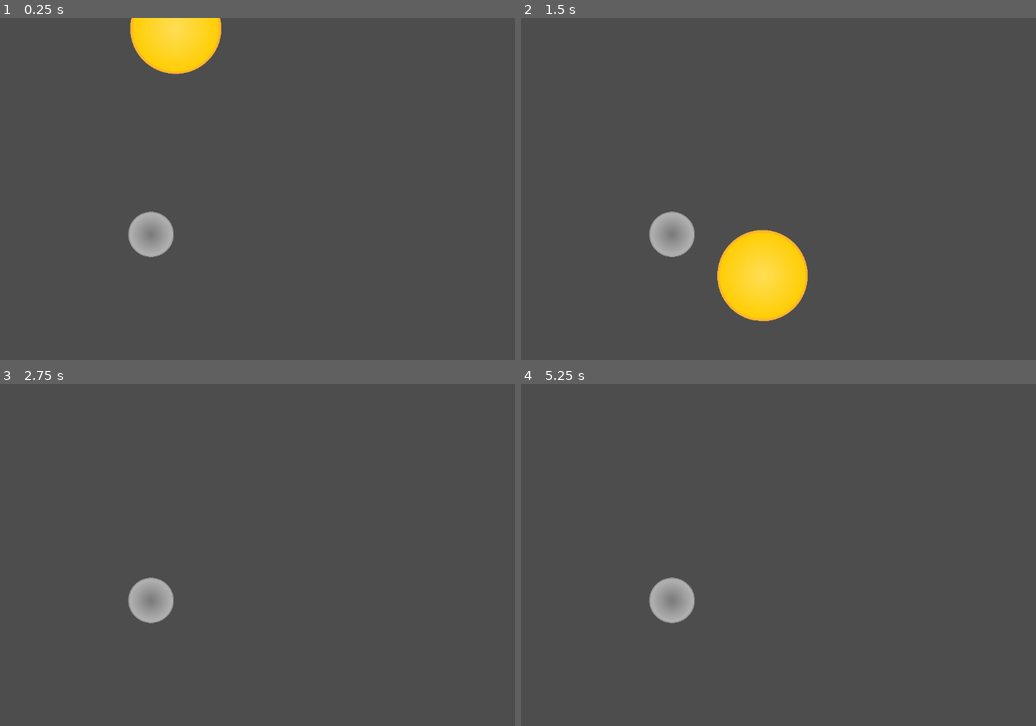
Above: before the commit, frames 1-4 (two rows, left to right).
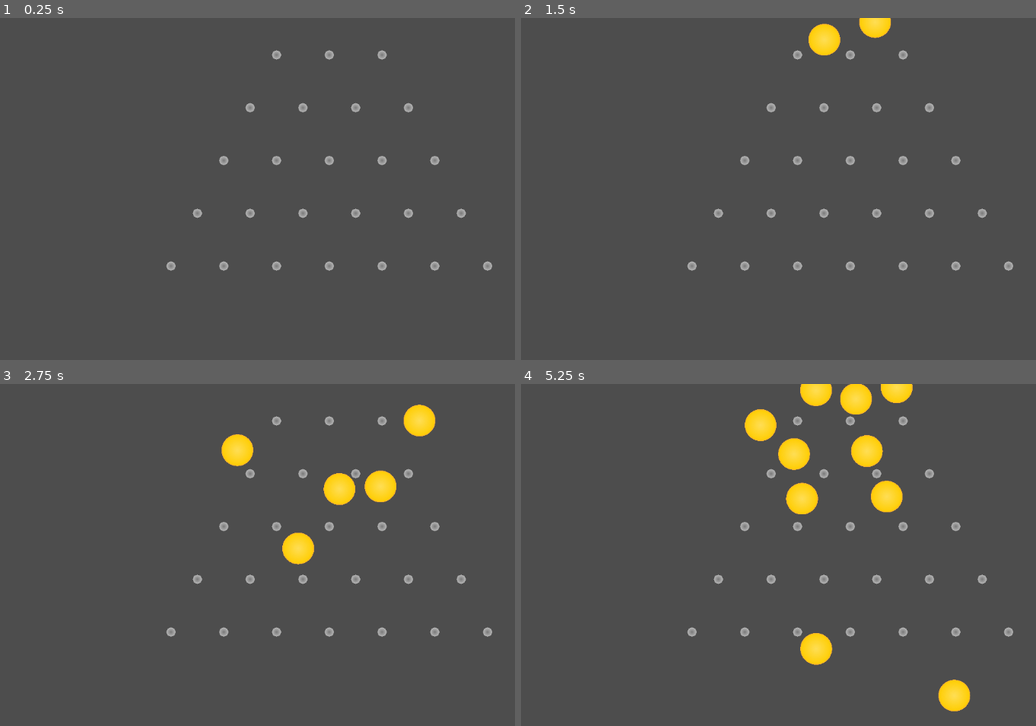
Above: after the commit, the same moments.

Repository: Th3Catalyst/Plinkremental
Game: Godot game, scene res://main.tscn
Same seed, same stepped clock (60 frames per second), same inputs: the game is played once before the commit and once after it.
Inputs:
- Up to frame 1 (0.25 s): no input
- Up to frame 2 (1.5 s): hold Space 0.53-1.28 s; tap Space at 1.35 s
- Up to frame 3 (2.75 s): tap Space at 1.52, 1.82 s; hold Space from 2.03 s (still down)
- Up to frame 4 (5.25 s): release Space at 2.78 s; tap Space at 2.85, 3.02, 3.32, 4.35, 4.52, 4.82 s; hold Space 3.53-4.28 s; hold Space from 5.03 s (still down)

The runs differ from the first frame. In frame 1, 4.3% of the frame differs, in the area x 24-96%, y 0-74%; in frame 2, 6.3%, in the area x 24-96%, y 0-89%; in frame 3, 4.2%; in frame 4, 6.2%.

Commit message:
peg pyramid | drop ball function

Diff:
--- a/main.tscn
+++ b/main.tscn
@@ -1,12 +1,6 @@
 [gd_scene format=3 uid="uid://byestxbrld871"]
 
-[ext_resource type="PackedScene" uid="uid://bkugleqc5nuxy" path="res://scenes/ball.tscn" id="1_ig7tw"]
-[ext_resource type="PackedScene" uid="uid://4fw77gt3a7d8" path="res://scenes/peg.tscn" id="2_0xm2m"]
+[ext_resource type="Script" uid="uid://c6cfqli2h5rvh" path="res://scripts/createPegs.gd" id="2_h2yge"]
 
 [node name="Main" type="Node2D" unique_id=633216226]
-
-[node name="Ball" parent="." unique_id=127844270 instance=ExtResource("1_ig7tw")]
-position = Vector2(500, 0)
-
-[node name="Peg" parent="." unique_id=1606382892 instance=ExtResource("2_0xm2m")]
-position = Vector2(462, 410)
+script = ExtResource("2_h2yge")
--- a/scenes/ball.tscn
+++ b/scenes/ball.tscn
@@ -1,6 +1,10 @@
 [gd_scene format=3 uid="uid://bkugleqc5nuxy"]
 
 [ext_resource type="Texture2D" uid="uid://t11qpjr62gkg" path="res://res/ball.png" id="1_7s4qf"]
+
+[sub_resource type="PhysicsMaterial" id="PhysicsMaterial_7s4qf"]
+friction = 0.06
+bounce = 0.8
 
 [sub_resource type="CircleShape2D" id="CircleShape2D_7s4qf"]
 radius = 4.4079823
@@ -9,12 +13,15 @@
 
 [node name="RigidBody2D" type="RigidBody2D" parent="." unique_id=1436180884]
 position = Vector2(8.75, -8.25)
+physics_material_override = SubResource("PhysicsMaterial_7s4qf")
 
 [node name="CollisionShape2D" type="CollisionShape2D" parent="RigidBody2D" unique_id=137728603]
-scale = Vector2(20, 20)
+position = Vector2(-8.749999, 8.249999)
+scale = Vector2(7, 7)
 shape = SubResource("CircleShape2D_7s4qf")
 debug_color = Color(0, 0.6039216, 0.68235296, 1)
 
 [node name="Sprite2D" type="Sprite2D" parent="RigidBody2D" unique_id=1326193077]
-scale = Vector2(0.2, 0.2)
+position = Vector2(-8.75, 8.25)
+scale = Vector2(0.07, 0.07)
 texture = ExtResource("1_7s4qf")
--- a/scenes/peg.tscn
+++ b/scenes/peg.tscn
@@ -17,9 +17,9 @@
 
 [node name="Sprite2D" type="Sprite2D" parent="StaticBody2D" unique_id=1119656742]
 material = SubResource("ShaderMaterial_upqsn")
-scale = Vector2(0.1, 0.1)
+scale = Vector2(0.02, 0.02)
 texture = ExtResource("2_upqsn")
 
 [node name="CollisionShape2D" type="CollisionShape2D" parent="StaticBody2D" unique_id=1267671287]
-scale = Vector2(10, 10)
+scale = Vector2(2, 2)
 shape = SubResource("CircleShape2D_j6u4k")
--- /dev/null
+++ b/scripts/createPegs.gd
@@ -0,0 +1,19 @@
+extends Node2D
+
+var peg_scene: PackedScene = preload("res://scenes/peg.tscn")
+var ball_scene: PackedScene = preload("res://scenes/ball.tscn")
+
+
+# Called when the node enters the scene tree for the first time.
+func _ready() -> void:
+	for i in range(5):
+		for j in range(3+i):
+			var peg: Node2D = peg_scene.instantiate()
+			add_child(peg)
+			peg.position = Vector2(700-50*i+100*j, 70+100*i)
+
+func _input(ev):
+	if Input.is_key_pressed(KEY_SPACE):
+		var ball: Node2D = ball_scene.instantiate()
+		add_child(ball)
+		ball.position = Vector2(800+randf_range(-100,100), 0)
Not shown, added: scripts/createPegs.gd.uid
